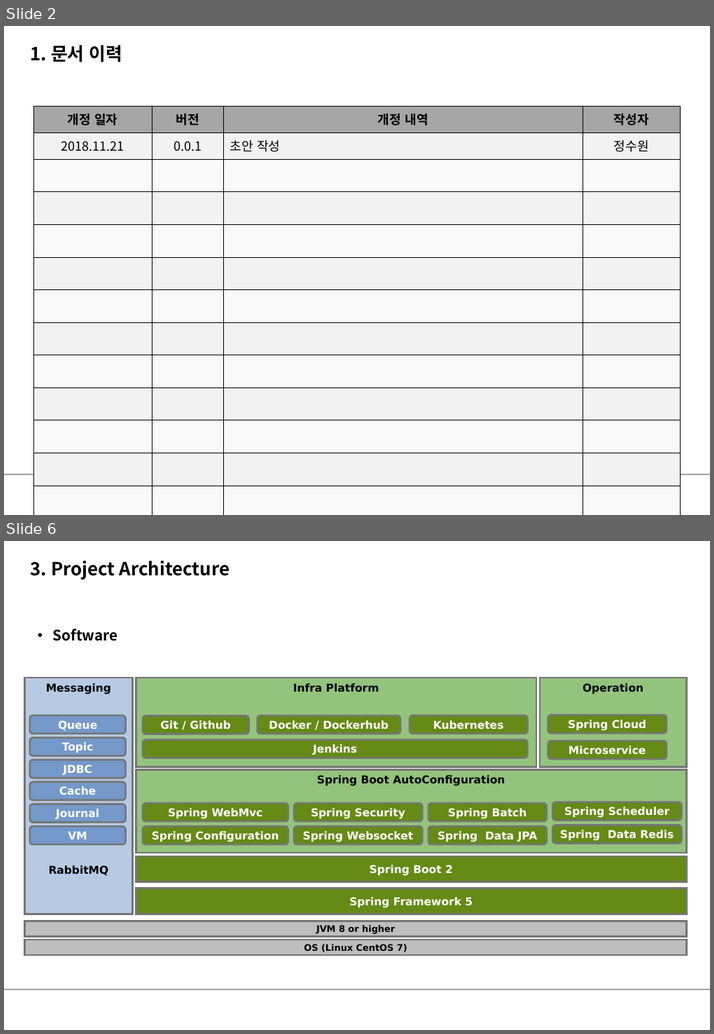
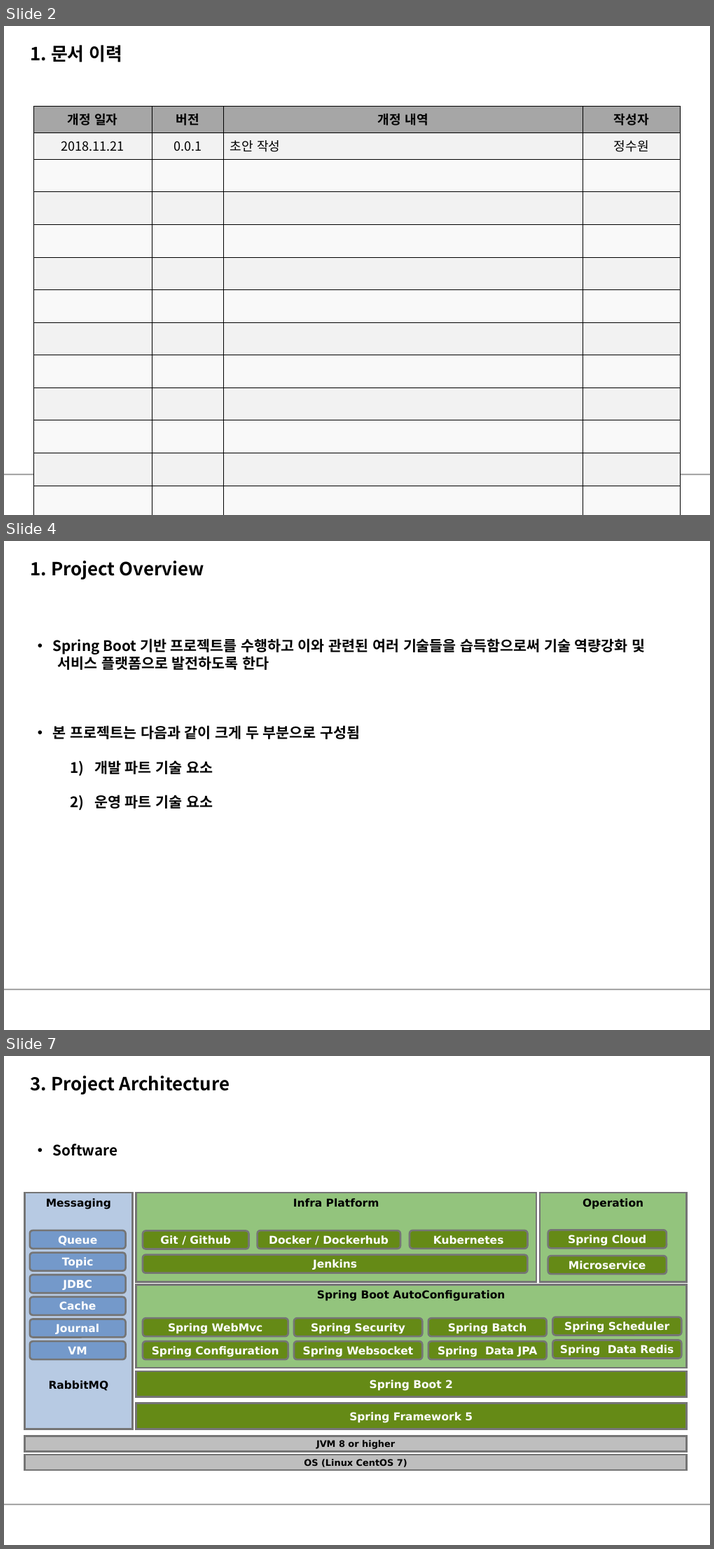
Before and after one commit to onjsdnjs/spring-boot-thymeleaf, a slide deck: am-project.ppt. Shown one above the other, each under a label of ours: slides 2 and 6 before the commit, slides 2, 4 and 7 after it; the slides between them are not shown. The pictures are 714x1034 and 714x1549 pixels, drawn with LibreOffice and Linux fonts; fonts in the diff are those of the drawing; background and template pictures are left out. Boxes give left, top, right and bottom in pixels: in the first picture for what was removed or moved away, otherwise in the second. Text is boxed around its words. In the diff, an @@ line names an element or a change of style, - is before the commit and + after.

```diff
--- a/am-project.ppt
+++ b/am-project.ppt
@@ slide 4 added at (x1=4, y1=541, x2=710, y2=1030), background #FFFFFF; not listed: 1 template element that a slide beside it also shows @@
@@ text added at (x1=31, y1=561, x2=204, y2=579), 20 pt, text #000000, bold @@
+1. Project Overview
@@ text added at (x1=53, y1=638, x2=645, y2=808), 16 pt, text #000000, bold @@
+• Spring Boot 기반 프로젝트를 수행하고 이와 관련된 여러 기술들을 습득함으로써 기술 역량강화 및
+서비스 플랫폼으로 발전하도록 한다
+• 본 프로젝트는 다음과 같이 크게 두 부분으로 구성됨
+  1) 개발 파트 기술 요소
+  2) 운영 파트 기술 요소
@@ what was slide 6 is now slide 7 @@
```
Also in this commit, not shown: 5 slides changed, 2 other slides added, 2 slides removed.
